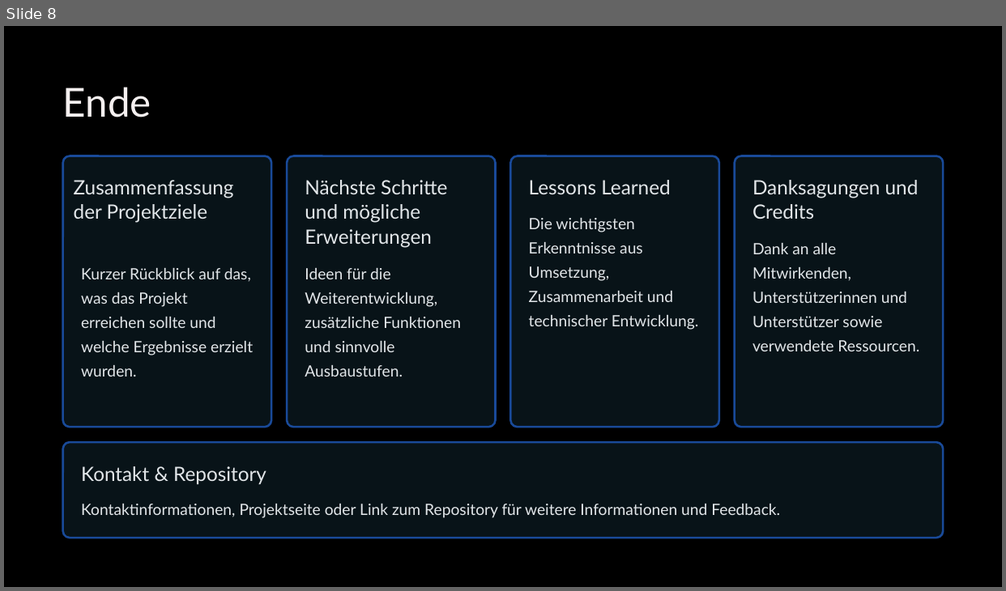
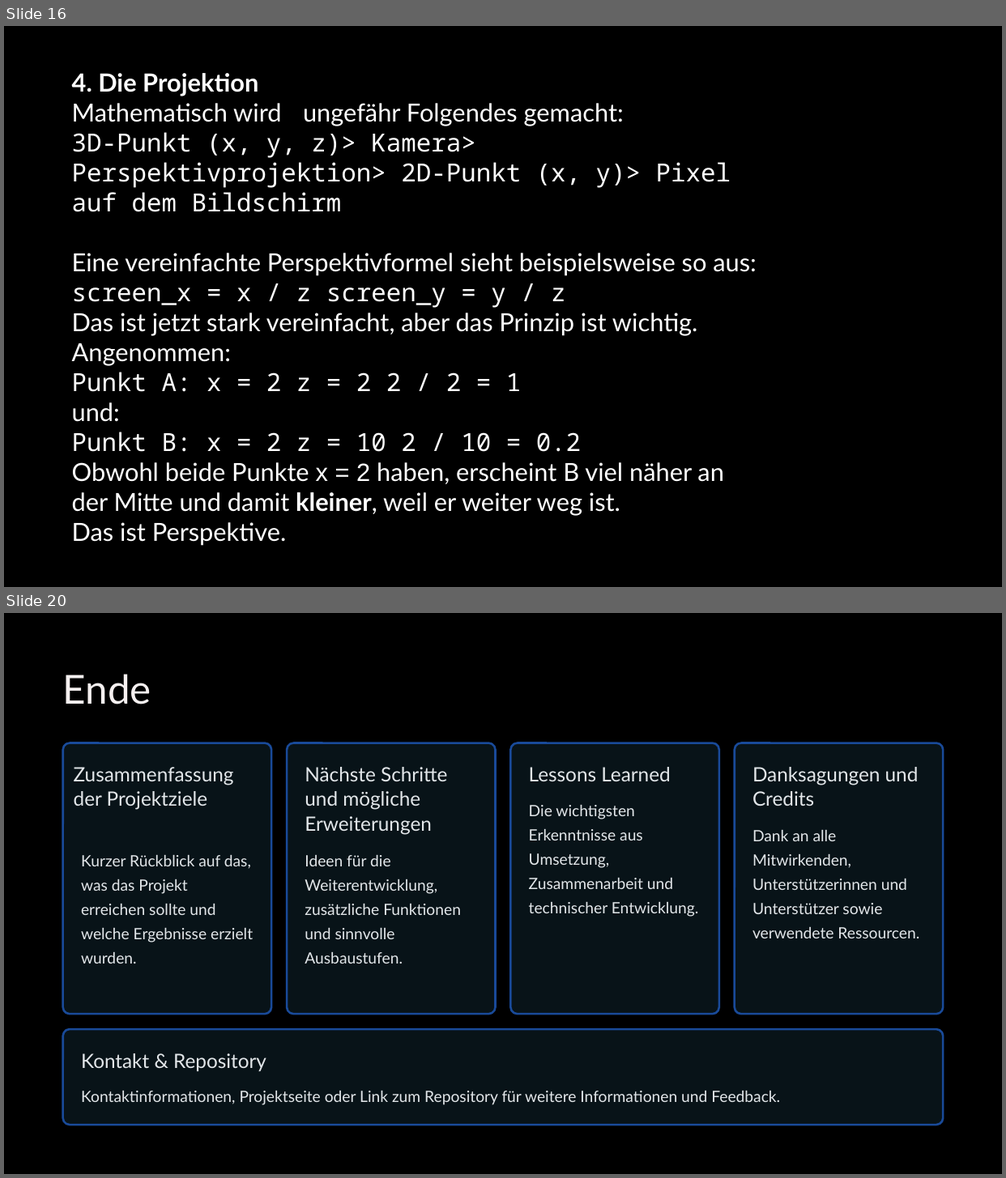
Before and after one commit to Spec06/Top-down-zombie-shooter, a slide deck: Präsi/Top-Down-Game.pptx. Shown one above the other, each under a label of ours: slide 8 before the commit, slides 16 and 20 after it; the slides between them are not shown. The pictures are 1006x591 and 1006x1178 pixels, drawn with LibreOffice and Linux fonts; fonts in the diff are those of the drawing. Boxes give left, top, right and bottom in pixels: in the first picture for what was removed or moved away, otherwise in the second. Text is boxed around its words. In the diff, an @@ line names an element or a change of style, - is before the commit and + after.

```diff
--- a/Präsi/Top-Down-Game.pptx
+++ b/Präsi/Top-Down-Game.pptx
@@ slide 16 added at [4,26,1002,587], background #000000 @@
@@ text added at [72,73,756,546], 24 pt, text #FFFFFF @@
+4. Die Projektion
+Mathematisch wird ungefähr Folgendes gemacht:
+3D-Punkt (x, y, z)> Kamera> Perspektivprojektion> 2D-Punkt (x, y)> Pixel auf dem Bildschirm
+Eine vereinfachte Perspektivformel sieht beispielsweise so aus:
+screen_x = x / z screen_y = y / z
+Das ist jetzt stark vereinfacht, aber das Prinzip ist wichtig.
+Angenommen:
+Punkt A: x = 2 z = 2 2 / 2 = 1
+und:
+Punkt B: x = 2 z = 10 2 / 10 = 0.2
+Obwohl beide Punkte x = 2 haben, erscheint B viel näher an der Mitte und damit kleiner, weil er weiter weg ist.
+Das ist Perspektive.
@@ rectangle added at [4,190,1002,192], fill #000000, outline #000000 0.75 pt @@
@@ rectangle added at [4,229,1002,231], fill #000000, outline #000000 0.75 pt @@
@@ rectangle added at [4,268,1002,269], fill #000000, outline #000000 0.75 pt @@
@@ what was slide 8 is now slide 20 @@
```
Also in this commit, not shown: 5 slides changed, 12 other slides added, 1 slide removed, 58 other files.
